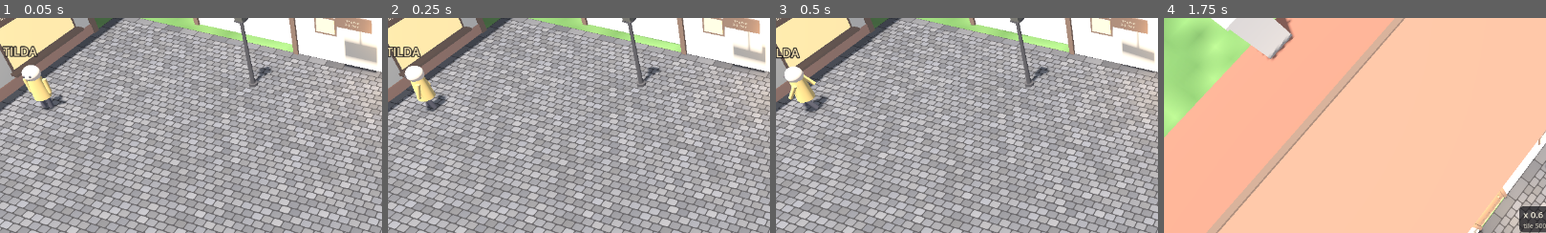
Above: before the commit, frames 1-4 (left to right).
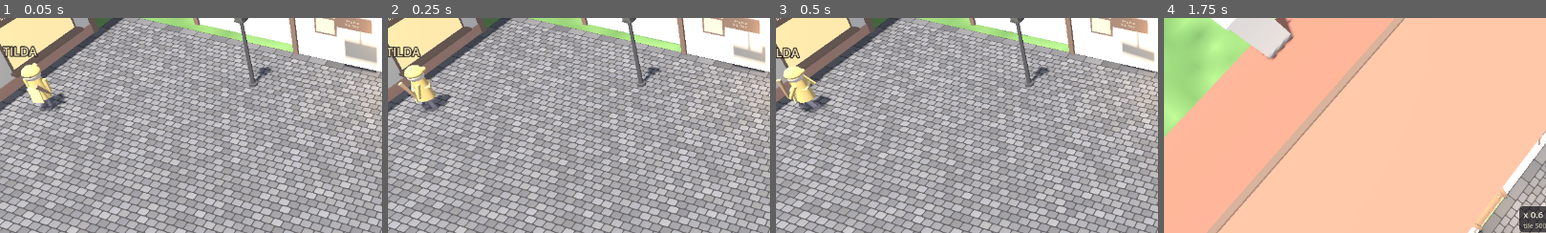
Above: after the commit, the same moments.

Repository: tibitzu/npc-world-godot
Game: Godot game, scene res://scenes/world/world.tscn
The game is run twice, just before and just after one commit, with the same random seed, the same clock (stepped at 60 frames per second) and the same inputs.
Inputs (mouse positions are % of the whole screen's width and height, from its top left):
- Up to frame 1 (0.05 s): no input
- Up to frame 2 (0.25 s): no input
- Up to frame 3 (0.5 s): no input
- Up to frame 4 (1.75 s): tap A (cam_left) at 0.5, 1.25 s; move the mouse to (72, 45) at 0.52 s; hold ] (speed_up) 0.53-1.25 s; hold Shift (run) 0.53-1.25 s; click (72, 45) at 0.67 s; drag from (30, 55) to (45, 70) at 1.27 s
The pictures show only the part of the screen within x 0-50%, y 29-79%; the shares and areas given below are measured in that part.

The runs differ from the first frame. In frame 1, 0.8% of the frame differs, in the area x 5-18%, y 20-44%; in frame 2, 0.7%; in frame 3, 0.6%; in frame 4, nothing differs.

Commit message:
Milestone 11: looks. Hats, tools, shoes, trousers and extras from the HTML game (beard, apron, tabards, bracers, plumes)
Co-Authored-By: Claude Opus 5.5 <noreply@anthropic.com>
Claude-Session: https://claude.ai/code/session_01GrieSD8FtGLQU19TCKvUTk

Diff:
--- a/data/npcs/bolt.tres
+++ b/data/npcs/bolt.tres
@@ -24,3 +24,8 @@
 job = "post"
 work_from = 7.0
 work_to = 17.0
+hat = "couriercap"
+tool = ""
+trousers = 2829109
+shoes = "runshoes"
+extras = PackedStringArray()
--- a/data/npcs/brann.tres
+++ b/data/npcs/brann.tres
@@ -25,3 +25,8 @@
 work_from = 5.0
 work_to = 18.0
 work_speed = 1.4
+hat = "beanie"
+tool = "fellingaxe"
+trousers = 4011048
+shoes = "workboots"
+extras = PackedStringArray("beard")
--- a/data/npcs/dax.tres
+++ b/data/npcs/dax.tres
@@ -25,3 +25,9 @@
 work_from = 7.0
 work_to = 20.0
 work_speed = 1.5
+hat = "guardhelm"
+tool = "guardspear"
+trousers = 1842210
+shoes = "guardboots"
+extras = PackedStringArray("tabard", "bracers")
+plume = Color(0.9004, 0.4711, 0.4523, 1)
--- a/data/npcs/dex.tres
+++ b/data/npcs/dex.tres
@@ -25,3 +25,9 @@
 work_from = 19.0
 work_to = 9.0
 work_speed = 1.5
+hat = "guardhelm"
+tool = "guardspear"
+trousers = 1842210
+shoes = "guardboots"
+extras = PackedStringArray("tabard", "bracers")
+plume = Color(0.9295, 0.8532, 0.6286, 1)
--- a/data/npcs/fen.tres
+++ b/data/npcs/fen.tres
@@ -25,3 +25,8 @@
 work_from = 16.25
 work_to = 2.0
 work_speed = 1.4
+hat = "tophat"
+tool = "lanternpole"
+trousers = 2829109
+shoes = "buckleshoes"
+extras = PackedStringArray()
--- a/data/npcs/mira.tres
+++ b/data/npcs/mira.tres
@@ -21,3 +21,8 @@
 greet_lines = PackedStringArray("{Tod}, {n}.", "Oh, {n}! Mind the seedlings.", "{n}, have you seen my trowel?")
 reply_lines = PackedStringArray("Mm, lovely.", "Is that so?", "Ha! Fair enough.", "You sound different today.")
 answer_lines = PackedStringArray("Couldn't tell you, dear.", "Ask the soil, it knows more than me.", "Maybe after the watering.")
+hat = "strawhat"
+tool = "trowel"
+trousers = 2829109
+shoes = "clogs"
+extras = PackedStringArray()
--- a/data/npcs/tilda.tres
+++ b/data/npcs/tilda.tres
@@ -24,3 +24,8 @@
 job = "shop"
 work_from = 8.0
 work_to = 19.0
+hat = "headscarf"
+tool = "cudgel"
+trousers = 2829109
+shoes = "buckleshoes"
+extras = PackedStringArray("apron")
--- /dev/null
+++ b/scripts/actors/gear.gd
@@ -0,0 +1,173 @@
+class_name Gear
+extends RefCounted
+## What residents wear and carry by default, as in the HTML game: a hat, trousers, shoes, a few
+## extras (Tilda's apron, the guards' tabards and bracers, Brann's beard) and the tool of their
+## trade in their right hand. Each resident's outfit is in their NpcDef (hat, tool, trousers,
+## shoes, extras, plume).
+##
+## Everything is built in the body's own space (before its 1.5x scale), from the HTML game's
+## shapes, with the head 7 cm lower than there.
+
+const HEAD_DROP := 0.07
+
+const HATS := ["strawhat", "couriercap", "tophat", "beanie", "headscarf", "guardhelm"]
+const TOOLS := ["trowel", "lanternpole", "fellingaxe", "guardspear", "cudgel"]
+const SHOE_COLOURS := {"clogs": 0xb08a4a, "runshoes": 0xe6e2da, "buckleshoes": 0x24222b, "workboots": 0x5a3a22, "guardboots": 0x2a1d14}
+
+
+static func mat(hex: int, rough := 0.85, metal := 0.0) -> StandardMaterial3D:
+	var m := StandardMaterial3D.new()
+	m.albedo_color = Look.html_hex(hex)
+	m.roughness = rough
+	m.metallic = metal
+	return m
+
+
+static func _put(parent: Node3D, mesh: Mesh, m: Material, at: Vector3, rot := Vector3.ZERO, sc := Vector3.ONE) -> MeshInstance3D:
+	var mi := MeshInstance3D.new()
+	mi.mesh = mesh
+	mi.material_override = m
+	mi.position = at
+	mi.rotation = rot
+	mi.scale = sc
+	parent.add_child(mi)
+	return mi
+
+
+static func _cyl(top: float, bottom: float, h: float, seg := 16) -> CylinderMesh:
+	var c := CylinderMesh.new()
+	c.top_radius = top
+	c.bottom_radius = bottom
+	c.height = h
+	c.radial_segments = seg
+	c.rings = 1
+	return c
+
+
+static func _box(size: Vector3) -> BoxMesh:
+	var b := BoxMesh.new()
+	b.size = size
+	return b
+
+
+static func _dome(r: float) -> SphereMesh:
+	var s := SphereMesh.new()
+	s.radius = r
+	s.height = r
+	s.is_hemisphere = true
+	s.radial_segments = 16
+	s.rings = 6
+	return s
+
+
+static func _ball(r: float) -> SphereMesh:
+	var s := SphereMesh.new()
+	s.radius = r
+	s.height = 2.0 * r
+	s.radial_segments = 10
+	s.rings = 6
+	return s
+
+
+## Dress a resident (call once their body exists): hat, extras, trousers and shoes.
+static func dress(body: Node3D, def: NpcDef) -> void:
+	var g := Node3D.new()
+	g.name = "Gear"
+	body.add_child(g)
+	_hat(g, def.hat, def.plume)
+	var steel := mat(0xc3cbd4, 0.3, 0.7)
+	for e in def.extras:
+		match e:
+			"beard":
+				_put(g, _box(Vector3(0.2, 0.12, 0.08)), mat(0x6b3f22, 1.0), Vector3(0, 0.745 - HEAD_DROP, 0.115))
+			"apron":
+				_put(g, _box(Vector3(0.21, 0.3, 0.02)), mat(0xe8b85a, 1.0), Vector3(0, 0.38, 0.155), Vector3(-0.08, 0, 0))
+				_put(g, _box(Vector3(0.24, 0.025, 0.31)), mat(0xe8b85a, 1.0), Vector3(0, 0.52, 0.0))
+			"tabard":
+				_put(g, _box(Vector3(0.2, 0.3, 0.02)), mat(0xd8b25a, 0.6, 0.3), Vector3(0, 0.47, 0.15), Vector3(-0.07, 0, 0))
+			"bracers":
+				for arm in ["ArmL", "ArmR"]:
+					var a := body.get_node(arm) as Node3D
+					_put(a, _cyl(0.05, 0.046, 0.13, 8), mat(0x6b4a2e, 0.9), Vector3(0, -0.2, 0))
+	# trousers and shoes
+	var legs := mat(def.trousers, 0.9) if def.trousers != 0 else null
+	var shoe_hex: int = SHOE_COLOURS.get(def.shoes, -1)
+	for leg in ["LegL", "LegR"]:
+		var l := body.get_node(leg) as Node3D
+		if legs:
+			(l.get_node("Mesh") as MeshInstance3D).material_override = legs
+		if shoe_hex >= 0:
+			var tall := def.shoes.ends_with("boots")
+			_put(l, _box(Vector3(0.1, 0.1 if tall else 0.06, 0.16)), mat(shoe_hex, 0.8), Vector3(0, -0.25 if not tall else -0.23, 0.025))
+
+
+static func _hat(g: Node3D, k: String, plume: Color) -> void:
+	var y := -HEAD_DROP
+	match k:
+		"strawhat":
+			var m := mat(0xe9cf8a, 1.0)
+			_put(g, _cyl(0.27, 0.27, 0.02, 20), m, Vector3(0, 0.97 + y, 0))
+			_put(g, _cyl(0.11, 0.14, 0.11), m, Vector3(0, 1.03 + y, 0))
+			_put(g, _cyl(0.142, 0.142, 0.025), mat(0xc23b2f, 1.0), Vector3(0, 0.99 + y, 0))
+		"couriercap":
+			var m := mat(0x2c5b86, 0.9)
+			_put(g, _dome(0.158), m, Vector3(0, 0.89 + y, 0))
+			_put(g, _box(Vector3(0.17, 0.015, 0.13)), m, Vector3(0, 0.9 + y, 0.16))
+		"tophat":
+			var m := mat(0x24222b, 0.7)
+			_put(g, _cyl(0.2, 0.2, 0.02, 18), m, Vector3(0, 0.98 + y, 0))
+			_put(g, _cyl(0.11, 0.11, 0.25), m, Vector3(0, 1.11 + y, 0))
+			_put(g, _cyl(0.112, 0.112, 0.035), mat(0x5b3f6b, 0.9), Vector3(0, 1.02 + y, 0))
+		"beanie":
+			_put(g, _dome(0.162), mat(0xb8352b, 1.0), Vector3(0, 0.9 + y, 0), Vector3.ZERO, Vector3(1, 1.15, 1))
+			_put(g, _cyl(0.165, 0.165, 0.06, 18), mat(0x8e2820, 1.0), Vector3(0, 0.92 + y, 0))
+			_put(g, _ball(0.05), mat(0xf1ebdf, 1.0), Vector3(0, 1.1 + y, 0))
+		"headscarf":
+			var m := mat(0xd39b3a, 1.0)
+			_put(g, _dome(0.163), m, Vector3(0, 0.87 + y, 0), Vector3.ZERO, Vector3(1, 0.9, 1))
+			_put(g, _ball(0.045), m, Vector3(0, 0.92 + y, -0.16))
+		"guardhelm":
+			var m := mat(0xc3cbd4, 0.3, 0.7)
+			_put(g, _dome(0.165), m, Vector3(0, 0.88 + y, 0))
+			_put(g, _cyl(0.2, 0.2, 0.02, 18), m, Vector3(0, 0.89 + y, 0))
+			_put(g, _box(Vector3(0.025, 0.11, 0.02)), m, Vector3(0, 0.86 + y, 0.16))
+			var pm := StandardMaterial3D.new()
+			pm.albedo_color = plume
+			pm.roughness = 1.0
+			_put(g, _box(Vector3(0.04, 0.12, 0.26)), pm, Vector3(0, 1.08 + y, 0))
+
+
+## The tool of their trade, held in the right hand (built under `hand`, the arm's own space).
+static func tool_in(hand: Node3D, k: String) -> void:
+	var w := Node3D.new()
+	w.position = Vector3(0, -0.28, 0.04)
+	w.rotation.x = 0.5
+	hand.add_child(w)
+	var wood := mat(0x7a5233)
+	var steel := mat(0xc3cbd4, 0.3, 0.7)
+	match k:
+		"trowel":
+			w.rotation.x = 0.6
+			_put(w, _cyl(0.016, 0.016, 0.1, 6), wood, Vector3.ZERO)
+			_put(w, _box(Vector3(0.055, 0.12, 0.008)), steel, Vector3(0, 0.11, 0))
+		"lanternpole":
+			w.rotation.x = 0.15
+			_put(w, _cyl(0.013, 0.013, 1.0, 6), wood, Vector3(0, 0.35, 0))
+			_put(w, _box(Vector3(0.012, 0.012, 0.09)), mat(0x3a2a20), Vector3(0, 0.84, 0.04))
+			var lamp := StandardMaterial3D.new()
+			lamp.albedo_color = Look.html_hex(0xffd18a)
+			lamp.emission_enabled = true
+			lamp.emission = Look.html_hex(0xffb84d)
+			lamp.emission_energy_multiplier = 1.5
+			_put(w, _box(Vector3(0.07, 0.09, 0.07)), lamp, Vector3(0, 0.78, 0.08))
+		"fellingaxe":
+			w.rotation.x = 0.55
+			_put(w, _cyl(0.016, 0.02, 0.6, 6), wood, Vector3(0, 0.2, 0))
+			_put(w, _box(Vector3(0.03, 0.1, 0.15)), steel, Vector3(0, 0.45, 0.06))
+		"guardspear":
+			w.rotation.x = 0.05
+			_put(w, _cyl(0.014, 0.014, 1.3, 6), wood, Vector3(0, 0.3, 0))
+			_put(w, _cyl(0.0, 0.03, 0.13, 6), steel, Vector3(0, 1.0, 0))
+		"cudgel":
+			w.rotation.x = 0.6
+			_put(w, _cyl(0.045, 0.022, 0.42, 7), wood, Vector3(0, 0.18, 0))
--- a/scripts/actors/resident.gd
+++ b/scripts/actors/resident.gd
@@ -74,6 +74,7 @@
 ## What they're doing with their arms: "" (walking), "carry", "chop" or "light".
 var pose := ""
 var _held := ""                    # the tool in their right hand
+var _tool_shown := false           # their everyday tool (def.tool) is in their hand
 ## What they're carrying: logs on their back, parcels in their arms.
 var pack := {"logs": 0, "parcels": 0}
 var _action_left := 0.0            # game seconds of the current action (felling, lighting) left
@@ -112,6 +113,7 @@
 	cloth.albedo_color = Look.html_colour(def.colour)
 	for p in [$Body/Torso, $Body/ArmL/Mesh, $Body/ArmR/Mesh]:
 		(p as MeshInstance3D).material_override = cloth
+	Gear.dress(body, def)
 	tag.text = def.display_name.to_upper()
 	tag.modulate = Look.html_colour(def.colour).lightened(0.35)
 	_animate(0.0)
@@ -262,6 +264,12 @@
 	_action_done = Callable()
 	if finished and done.is_valid():
 		done.call()
+
+
+# their everyday tool shows in their hand unless they're holding something for work, carrying
+# parcels, or lying down
+func _wants_tool() -> bool:
+	return def.tool != "" and _held == "" and pack.get("parcels", 0) == 0 and _lie == 0.0
 
 
 # logs on the back and parcels in the arms (from the pack), and the tool in the right hand
@@ -282,7 +290,13 @@
 			_prop(c, _box_mesh(Vector3(0.22, 0.12, 0.17), 0xb08a5a), Vector3(0.0, 0.5 + i * 0.125, 0.21), Vector3(0, i * 0.3, 0))
 		if parcels > 0:
 			_prop(c, _box_mesh(Vector3(0.23, 0.01, 0.03), 0xd8c9a3), Vector3(0.0, 0.5 + (parcels - 1) * 0.125 + 0.065, 0.21), Vector3.ZERO)
-	if _held != "":
+	_tool_shown = _wants_tool()
+	if _tool_shown:
+		var t := Node3D.new()
+		t.name = "Carry"
+		_arm_r.add_child(t)
+		Gear.tool_in(t, def.tool)
+	elif _held != "":
 		var h := Node3D.new()
 		h.name = "Carry"
 		_arm_r.add_child(h)
@@ -355,7 +369,7 @@
 		return "Asleep" if sleep_time() else "In bed"
 	if bed:
 		return "Heading home" if Hex.distance(position, bed.stand_point()) > 12.0 else "Going to bed"
-	if _job_active:
+	if _job_active and job:
 		return job.label()
 	if moving:
 		return "Walking"
@@ -701,6 +715,8 @@
 
 
 func _animate(delta: float) -> void:
+	if _wants_tool() != _tool_shown:
+		_refresh_props()
 	_walk_w += ((1.0 if moving else 0.0) - _walk_w) * minf(1.0, delta * 8.0)
 	if _lie == 0.0:
 		body.rotation = Vector3(0.0, heading, 0.0)
--- a/scripts/defs/npc_def.gd
+++ b/scripts/defs/npc_def.gd
@@ -42,3 +42,15 @@
 @export_range(0.0, 24.0, 0.25) var work_from := 8.0
 @export_range(0.0, 24.0, 0.25) var work_to := 18.0
 @export var work_speed := 0.0
+
+## What they wear and carry (see Gear): a hat ("strawhat", "couriercap", "tophat", "beanie",
+## "headscarf", "guardhelm"), the tool in their hand ("trowel", "lanternpole", "fellingaxe",
+## "guardspear", "cudgel"), trouser colour (0xRRGGBB, 0: the default), shoes ("clogs",
+## "runshoes", "buckleshoes", "workboots", "guardboots"), extras ("beard", "apron", "tabard",
+## "bracers") and a helmet's plume colour.
+@export var hat := ""
+@export var tool := ""
+@export var trousers := 0
+@export var shoes := ""
+@export var extras: PackedStringArray = []
+@export var plume := Color(0.79, 0.19, 0.17)
Not shown, added: scripts/actors/gear.gd.uid
Not shown, changed: README.md
